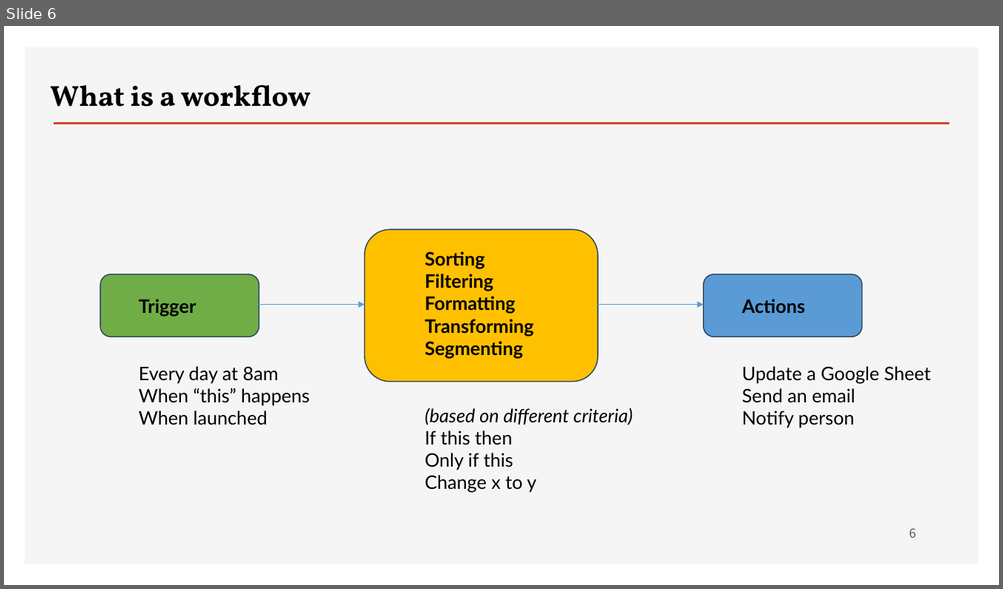
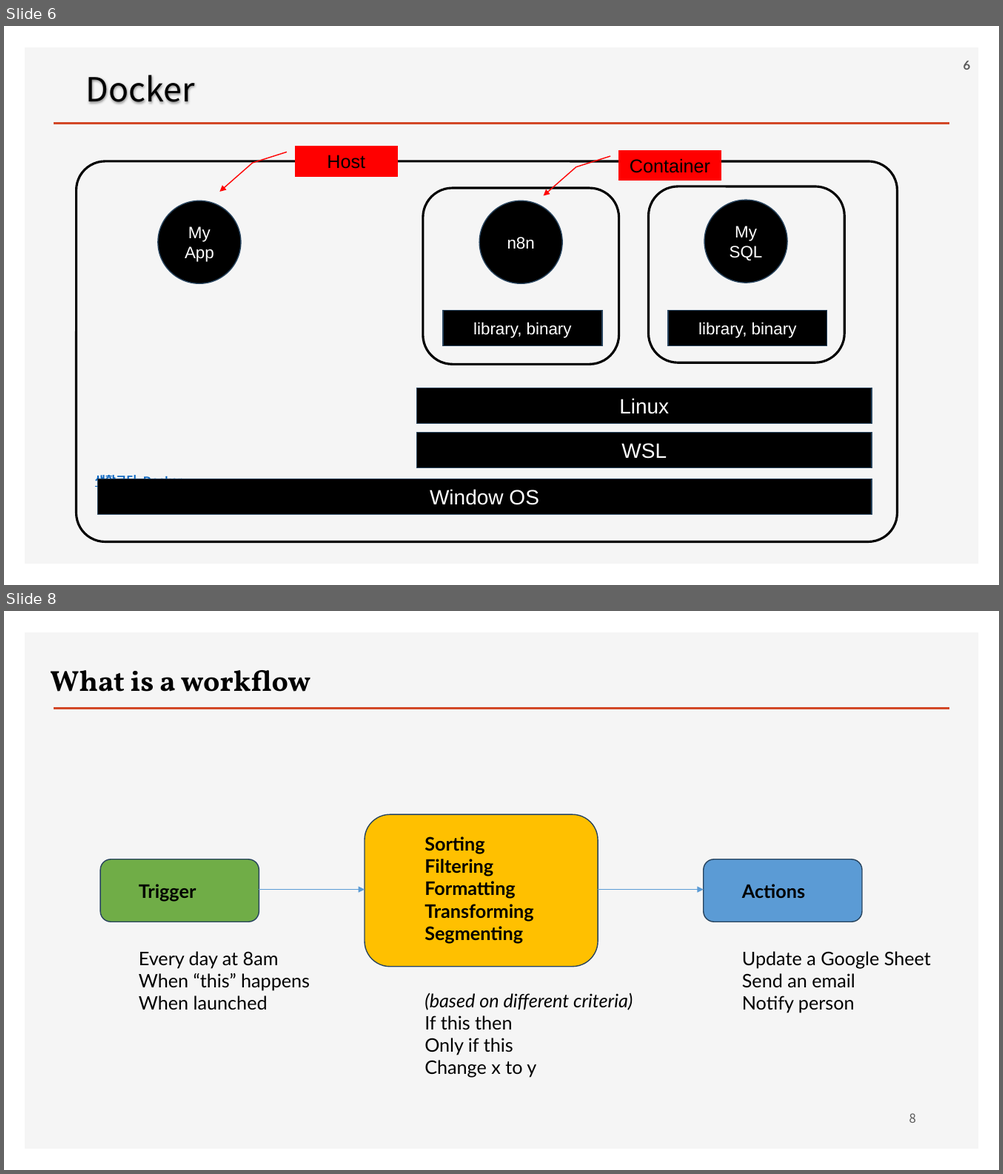
Before and after one commit to ancestor9/2026_Fall_AI-Workflow, a slide deck: PPTs/04_AI Workflow_n8n.pptx. Shown one above the other, each under a label of ours: slide 6 before the commit, slides 6 and 8 after it; the slides between them are not shown. The pictures are 1003x589 and 1003x1174 pixels, drawn with LibreOffice and Linux fonts; fonts in the diff are those of the drawing; background and template pictures are left out. Boxes give left, top, right and bottom in pixels: in the first picture for what was removed or moved away, otherwise in the second. Text is boxed around its words. In the diff, an @@ line names an element or a change of style, - is before the commit and + after.

```diff
--- a/PPTs/04_AI Workflow_n8n.pptx
+++ b/PPTs/04_AI Workflow_n8n.pptx
@@ slide 6 added at [4, 26, 999, 585], background #FFFFFF; not listed: 2 template elements that a slide beside it also shows @@
@@ page number added at [963, 61, 970, 70], 12 pt, text #595959, bold @@
+6
@@ title added at [86, 75, 195, 104], 32 pt, text #000000 @@
+Docker
@@ border callout added at [295, 147, 397, 177], fill #FF0000, outline #FF0000 1 pt, 18 pt, text #000000 @@
+Host
@@ border callout added at [619, 150, 721, 181], fill #FF0000, outline #FF0000 1 pt, 18 pt, text #000000 @@
+Container
@@ rounded rectangle added at [77, 161, 897, 542], outline #000000 2.25 pt @@
@@ ellipse added at [158, 201, 241, 284], fill #000000, outline #28445D 1 pt, 16 pt, text #FFFFFF @@
+My
+App
@@ rounded rectangle added at [423, 188, 619, 364], outline #000000 2.25 pt @@
@@ ellipse added at [479, 201, 562, 284], fill #000000, outline #28445D 1 pt, 16 pt, text #FFFFFF @@
+n8n
@@ rounded rectangle added at [649, 187, 845, 363], outline #000000 2.25 pt @@
@@ ellipse added at [705, 200, 788, 283], fill #000000, outline #28445D 1 pt, 16 pt, text #FFFFFF @@
+My
+SQL
@@ rectangle added at [443, 311, 602, 347], fill #000000, outline #28445D 1 pt, 16 pt, text #FFFFFF @@
+library, binary
@@ rectangle added at [668, 311, 827, 347], fill #000000, outline #28445D 1 pt, 16 pt, text #FFFFFF @@
+library, binary
@@ rectangle added at [417, 388, 871, 423], fill #000000, outline #28445D 1 pt, 20 pt, text #FFFFFF @@
+Linux
@@ rectangle added at [417, 432, 871, 469], fill #000000, outline #28445D 1 pt, 20 pt, text #FFFFFF @@
+WSL
@@ text added at [95, 473, 182, 488], 11 pt, text #0563C1, bold, underline @@
+생활코딩_Docker
@@ rectangle added at [97, 480, 871, 515], fill #000000, outline #28445D 1 pt, 20 pt, text #FFFFFF @@
+Window OS
@@ what was slide 6 is now slide 8 @@
@@ page number at [909, 1113, 916, 1123]: text changed @@
-6
+8
```
Also in this commit, not shown: 2 slides changed, 6 other slides added.
